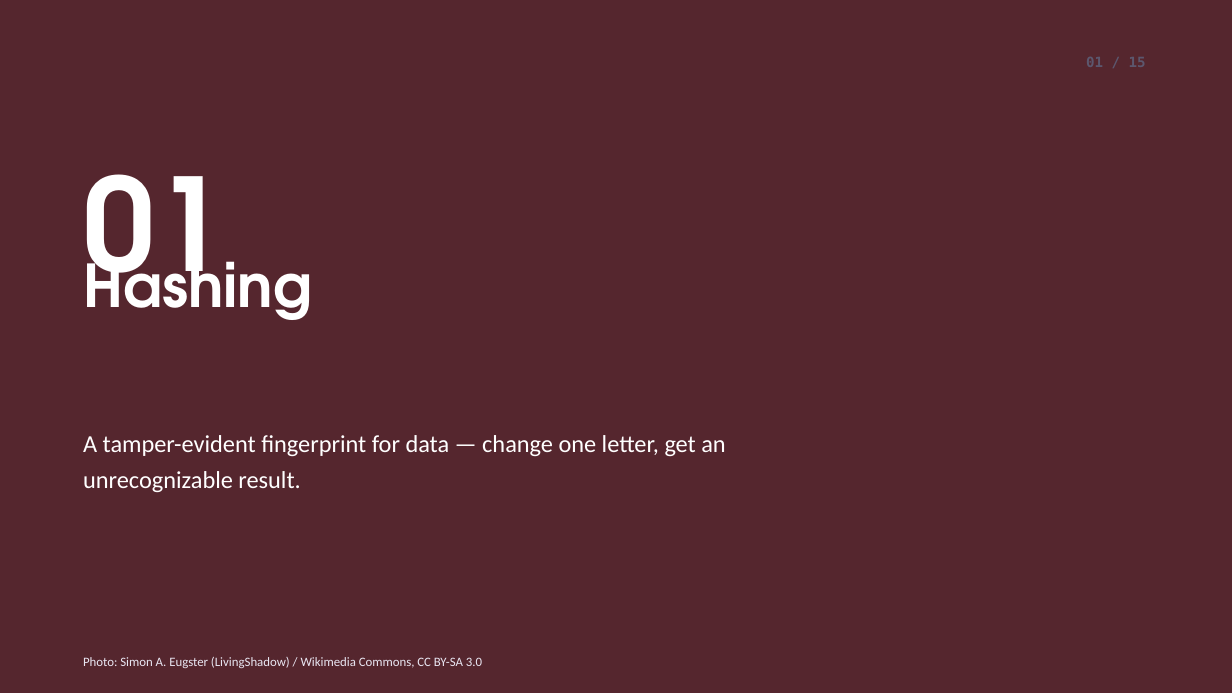
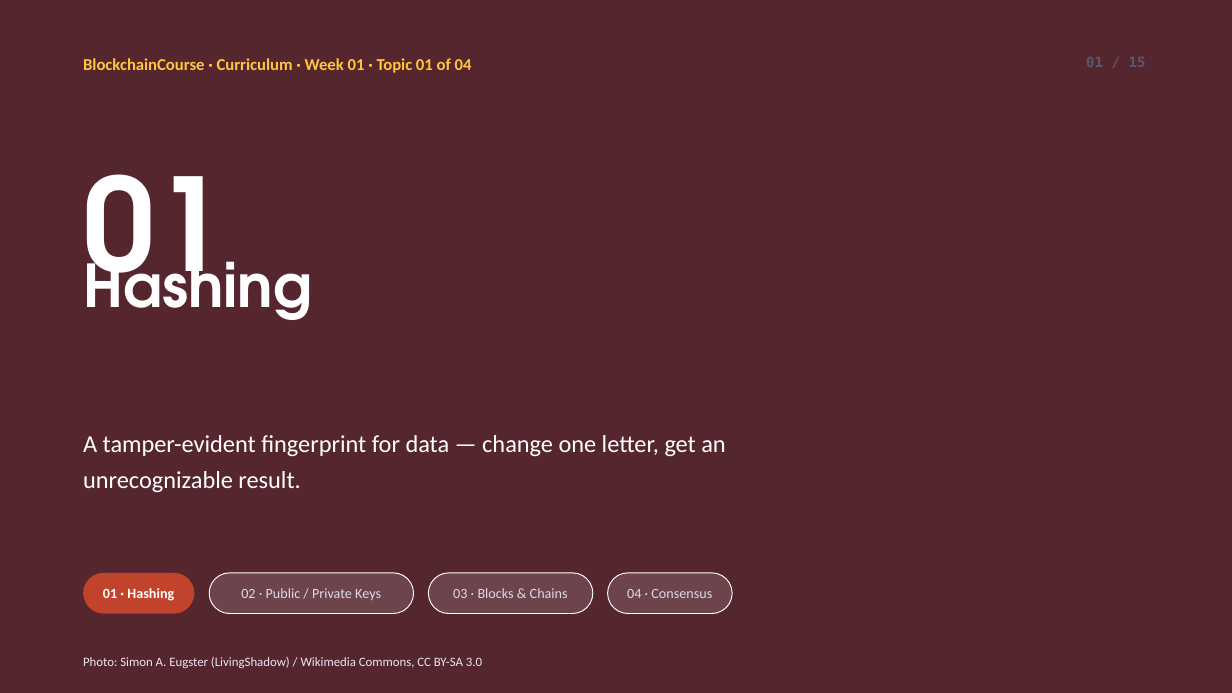
Before and after one commit to jadonamite/BlockchainCourse, a slide deck: slide 1 of curriculum/week-01/week1-topic-01-hashing.pptx. Drawn at 1232x693 pixels with LibreOffice and Linux fonts; fonts in the diff are those of the drawing; background and template pictures are left out; a plain dark background stands for a picture behind light text. Boxes give left, top, right and bottom in pixels: in the first picture for what was removed or moved away, otherwise in the second. Text is boxed around its words. In the diff, an @@ line names an element or a change of style, - is before the commit and + after.

Commit message:
Add course/week framing and a 4-topic nav strip to each deck's opener
Each standalone file's first slide now carries "BlockchainCourse ·
Week 01 · Topic X of 04" context plus a small nav strip showing all
four topics with the current one highlighted, so a deck opened on
its own no longer starts cold with no sense of the larger course.

```diff
--- a/curriculum/week-01/week1-topic-01-hashing.pptx
+++ b/curriculum/week-01/week1-topic-01-hashing.pptx
@@ text added at <box>83,58,472,73</box>, 13 pt, text #FFC53D, bold @@
+BlockchainCourse · Curriculum · Week 01 · Topic 01 of 04
@@ rounded rectangle added at <box>83,573,194,614</box>, fill #C1432B, 11 pt, text #FFFFFF, bold @@
+01 · Hashing
@@ rounded rectangle added at <box>209,573,413,614</box>, fill #FFFFFF at 14% opacity, outline #FFFFFF 0.75 pt, 11 pt, text #DDD9E8 @@
+02 · Public / Private Keys
@@ rounded rectangle added at <box>429,573,593,614</box>, fill #FFFFFF at 14% opacity, outline #FFFFFF 0.75 pt, 11 pt, text #DDD9E8 @@
+03 · Blocks & Chains
@@ rounded rectangle added at <box>608,573,733,614</box>, fill #FFFFFF at 14% opacity, outline #FFFFFF 0.75 pt, 11 pt, text #DDD9E8 @@
+04 · Consensus
```
Also in this commit, not shown: 3 other files.
